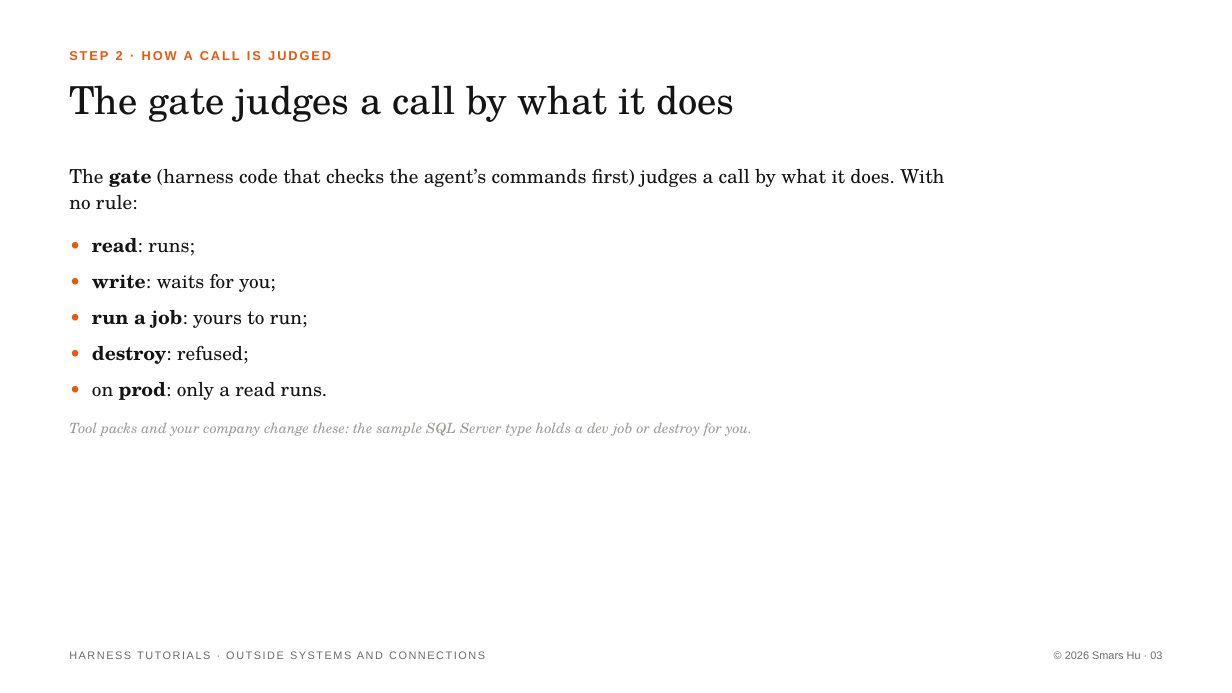
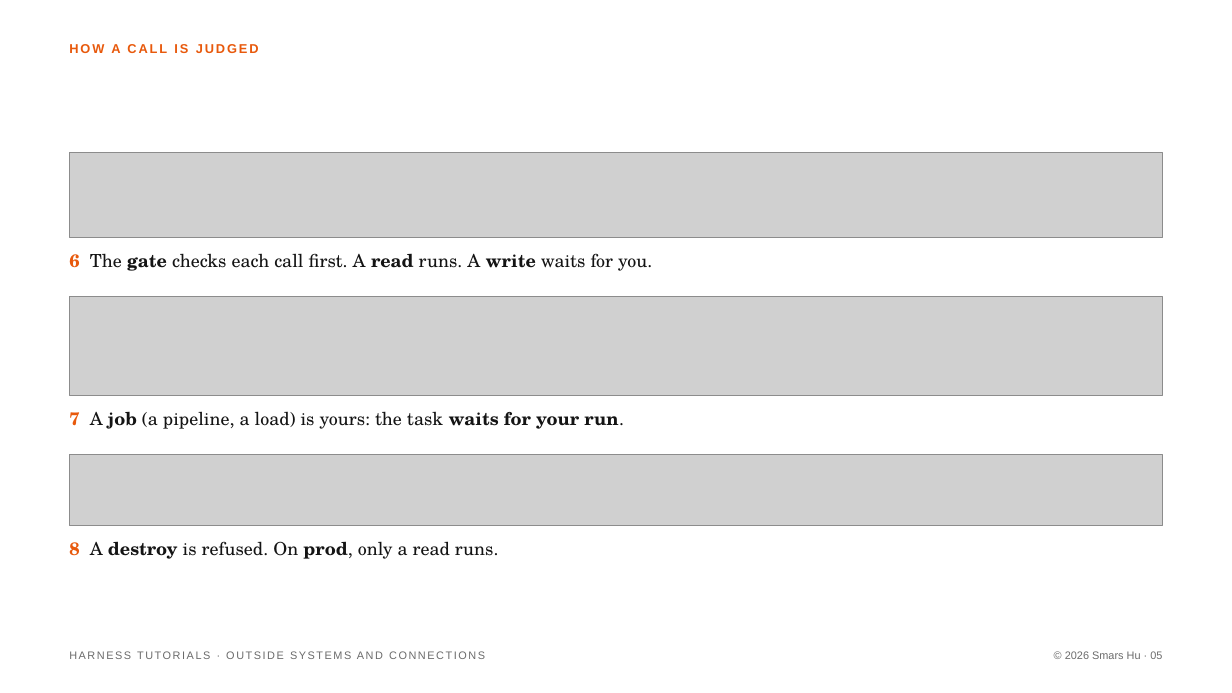
Before and after one commit to Smars-Bin-Hu/ai-exploration, a slide deck: slide 5 of source/tutorials/5_outside.pptx (slide 3 before the commit). Drawn at 1232x693 pixels with LibreOffice and Linux fonts; fonts in the diff are those of the drawing; grey boxes stand for pictures. Boxes give left, top, right and bottom in pixels: in the first picture for what was removed or moved away, otherwise in the second. Text is boxed around its words. In the diff, an @@ line names an element or a change of style, - is before the commit and + after.

```diff
--- a/source/tutorials/5_outside.pptx
+++ b/source/tutorials/5_outside.pptx
@@ text at <box>69,44,259,53</box>: text changed @@
-STEP 2 · HOW A CALL IS JUDGED
+HOW A CALL IS JUDGED
@@ text removed at <box>69,85,734,122</box> @@
-The gate judges a call by what it does
@@ text removed at <box>69,168,944,210</box> @@
-The gate (harness code that checks the agent’s commands first) judges a call by what it does. With no rule:
@@ picture added at <box>69,152,1163,238</box> @@
@@ text removed at <box>92,238,328,400</box> @@
-• read: runs;
-• write: waits for you;
-• run a job: yours to run;
-• destroy: refused;
-• on prod: only a read runs.
@@ text added at <box>69,253,652,271</box>, 14 pt, text #141414 @@
+6 The gate checks each call first. A read runs. A write waits for you.
@@ picture added at <box>69,297,1163,396</box> @@
@@ text added at <box>69,411,624,429</box>, 14 pt, text #141414 @@
+7 A job (a pipeline, a load) is yours: the task waits for your run.
@@ text removed at <box>69,423,752,436</box> @@
-Tool packs and your company change these: the sample SQL Server type holds a dev job or destroy for you.
@@ picture added at <box>69,455,1163,526</box> @@
@@ text added at <box>69,541,499,559</box>, 14 pt, text #141414 @@
+8 A destroy is refused. On prod, only a read runs.
```
Also in this commit, not shown: 8 other slides changed, 4 slides added, 4 slides removed, 17 other files.
